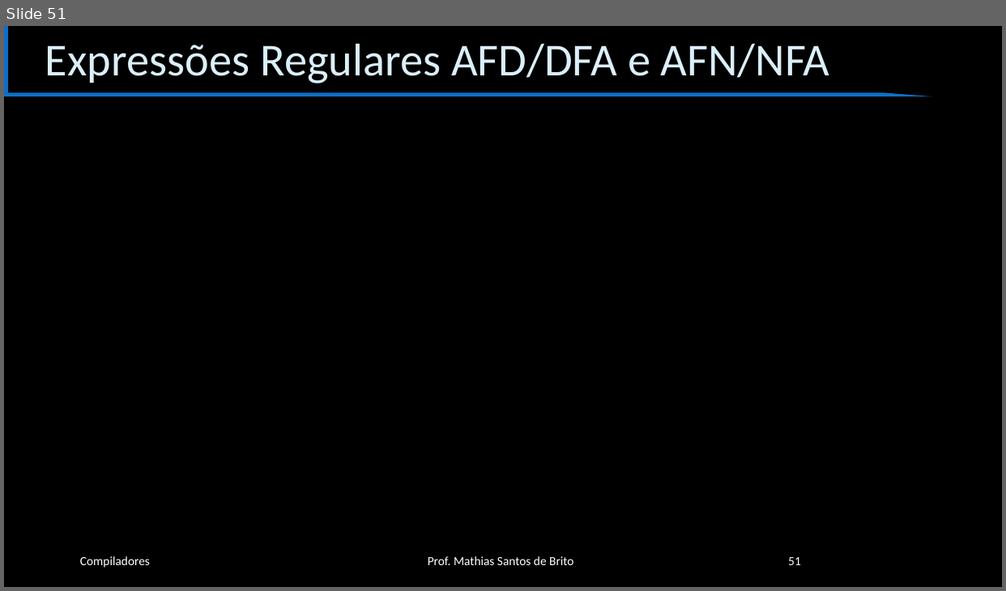
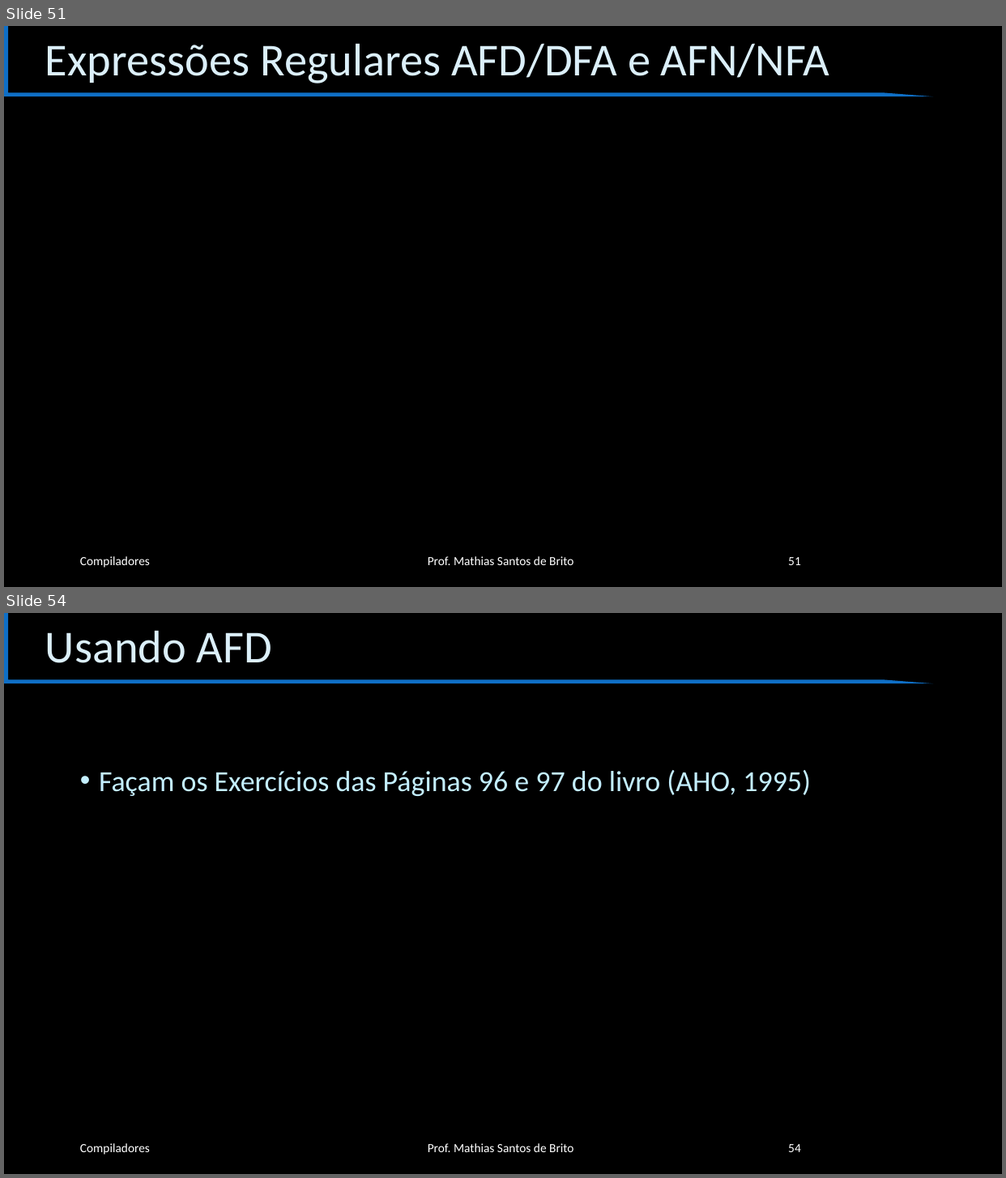
Before and after one commit to cet058-Org/2019.1, a slide deck: slides.pptx. Shown one above the other, each under a label of ours: slide 51 before the commit, slides 51 and 54 after it; the slides between them are not shown. The pictures are 1006x591 and 1006x1178 pixels, drawn with LibreOffice and Linux fonts; fonts in the diff are those of the drawing; grey boxes stand for pictures; background and template pictures are left out. Boxes give left, top, right and bottom in pixels: in the first picture for what was removed or moved away, otherwise in the second. Text is boxed around its words. In the diff, an @@ line names an element or a change of style, - is before the commit and + after.

```diff
--- a/slides.pptx
+++ b/slides.pptx
@@ slide 54 added at [4, 613, 1002, 1174], background #000000; not listed: 1 template element that a slide beside it also shows @@
@@ title added at [45, 630, 272, 663], 44 pt, text #DBEFF9 @@
+Usando AFD
@@ text added at [99, 770, 811, 796], 28 pt, text #C4EFFF @@
+• Façam os Exercícios das Páginas 96 e 97 do livro (AHO, 1995)
@@ text added at [80, 1144, 150, 1155], 12 pt, text #FFFFFF @@
+Compiladores
@@ text added at [428, 1144, 573, 1152], 12 pt, text #FFFFFF @@
+Prof. Mathias Santos de Brito
@@ page number added at [788, 1144, 801, 1152], 12 pt, text #FFFFFF @@
+54
```
Also in this commit, not shown: 2 other slides added.
